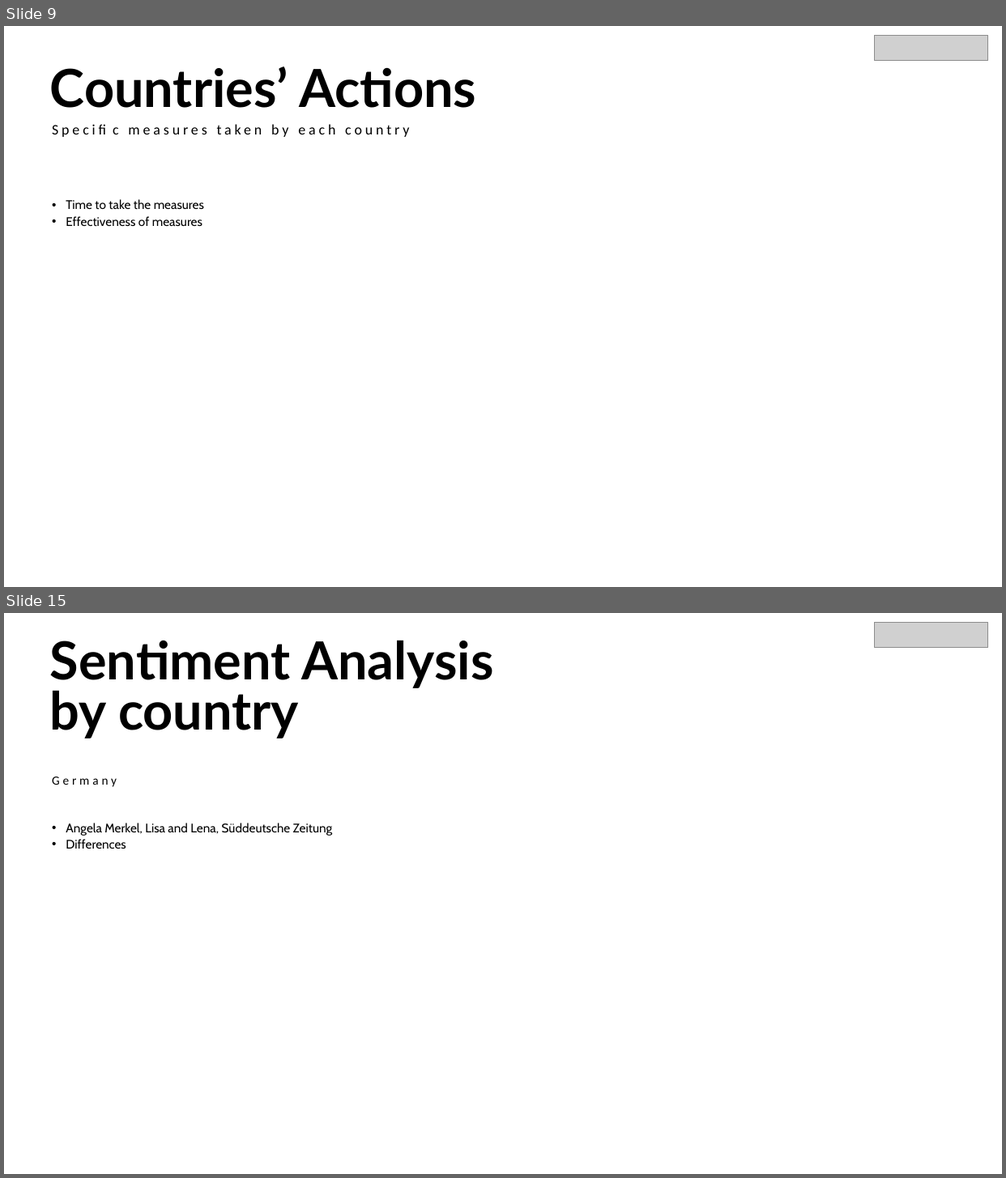
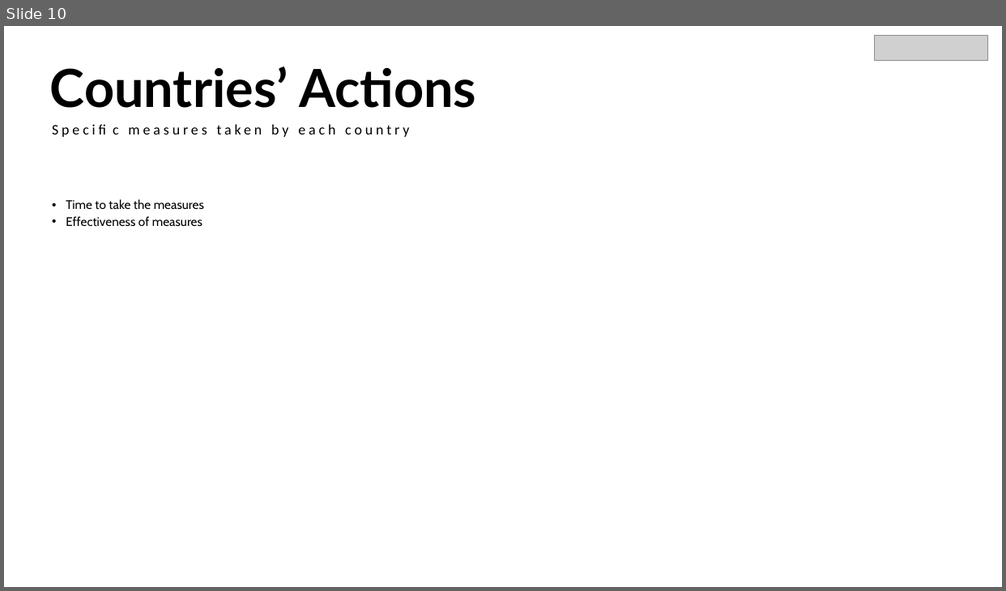
Before and after one commit to Franca97/Web_Data_and-_Digital_Analytics, a slide deck: Presentation.pptx. Shown one above the other, each under a label of ours: slides 9 and 15 before the commit, slide 10 after it; the slides between them are not shown. The pictures are 1006x1178 and 1006x591 pixels, drawn with LibreOffice and Linux fonts; fonts in the diff are those of the drawing; grey boxes stand for pictures. Boxes give left, top, right and bottom in pixels: in the first picture for what was removed or moved away, otherwise in the second. Text is boxed around its words. In the diff, an @@ line names an element or a change of style, - is before the commit and + after.

```diff
--- a/Presentation.pptx
+++ b/Presentation.pptx
@@ slide 15 removed at (4,613,1002,1174), background #FFFFFF @@
@@ picture removed at (875,623,987,648) @@
@@ text removed at (50,640,493,739) @@
-Sentiment Analysis by country
@@ text removed at (52,777,117,787) @@
-Germany
@@ text removed at (66,823,333,849) @@
-• Angela Merkel, Lisa and Lena, Süddeutsche Zeitung
-• Differences
@@ what was slide 9 is now slide 10 @@
```
Also in this commit, not shown: 10 slides changed, 3 slides added, 1 other slide removed.
